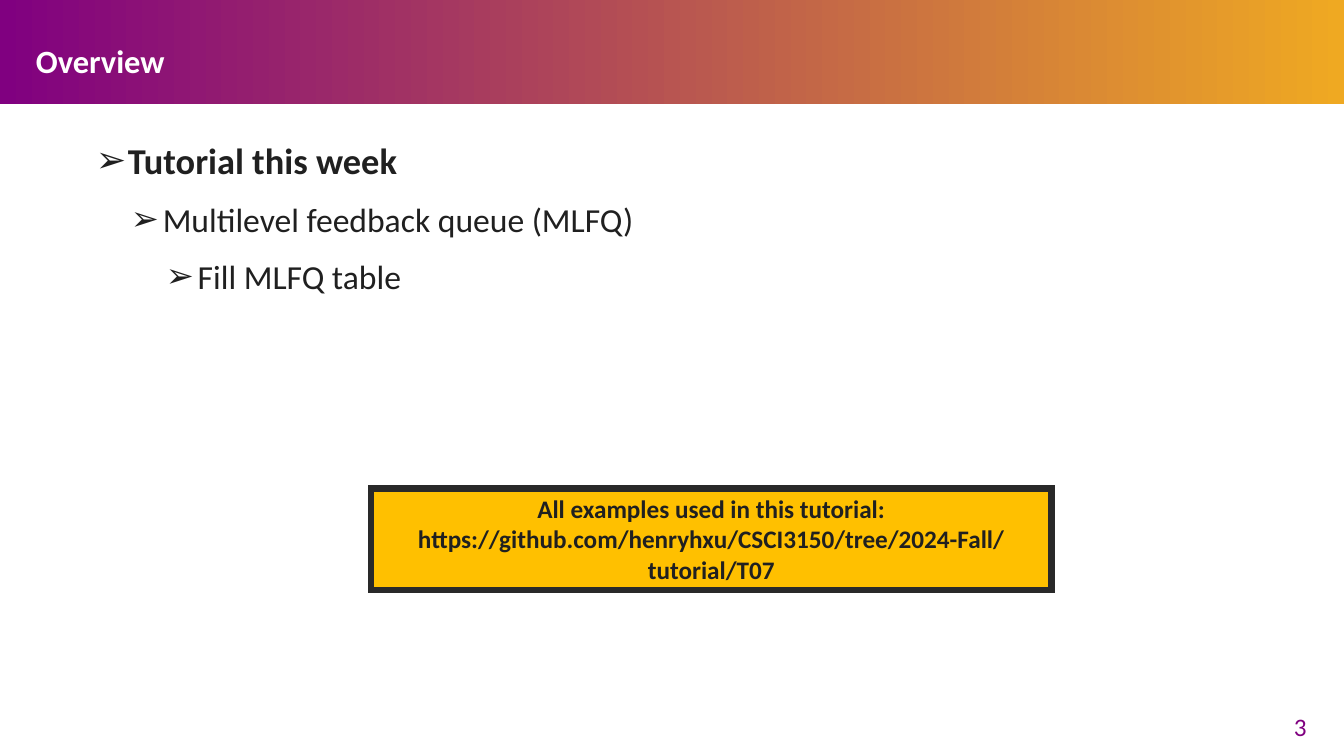
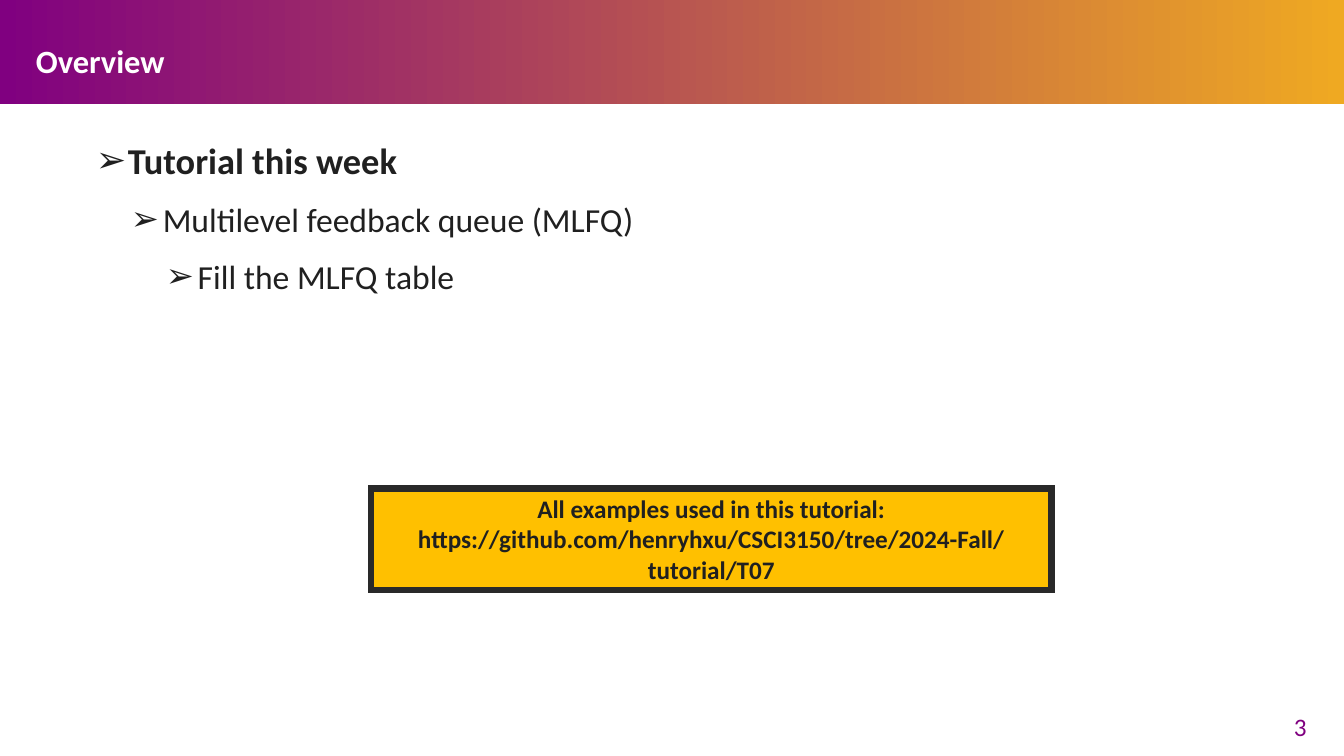
Before and after one commit to henryhxu/CSCI3150, a slide deck: slide 3 of tutorial/T07/tut07.pptx. Drawn at 1344x756 pixels with LibreOffice and Linux fonts; fonts in the diff are those of the drawing. Boxes give left, top, right and bottom in pixels: in the first picture for what was removed or moved away, otherwise in the second. Text is boxed around its words. In the diff, an @@ line names an element or a change of style, - is before the commit and + after.

```diff
--- a/tutorial/T07/tut07.pptx
+++ b/tutorial/T07/tut07.pptx
@@ text at (198,265,454,294): text changed @@
-    ➢ Fill MLFQ table
+    ➢ Fill the MLFQ table
```
Also in this commit, not shown: 15 other slides changed, 1 slide added.
